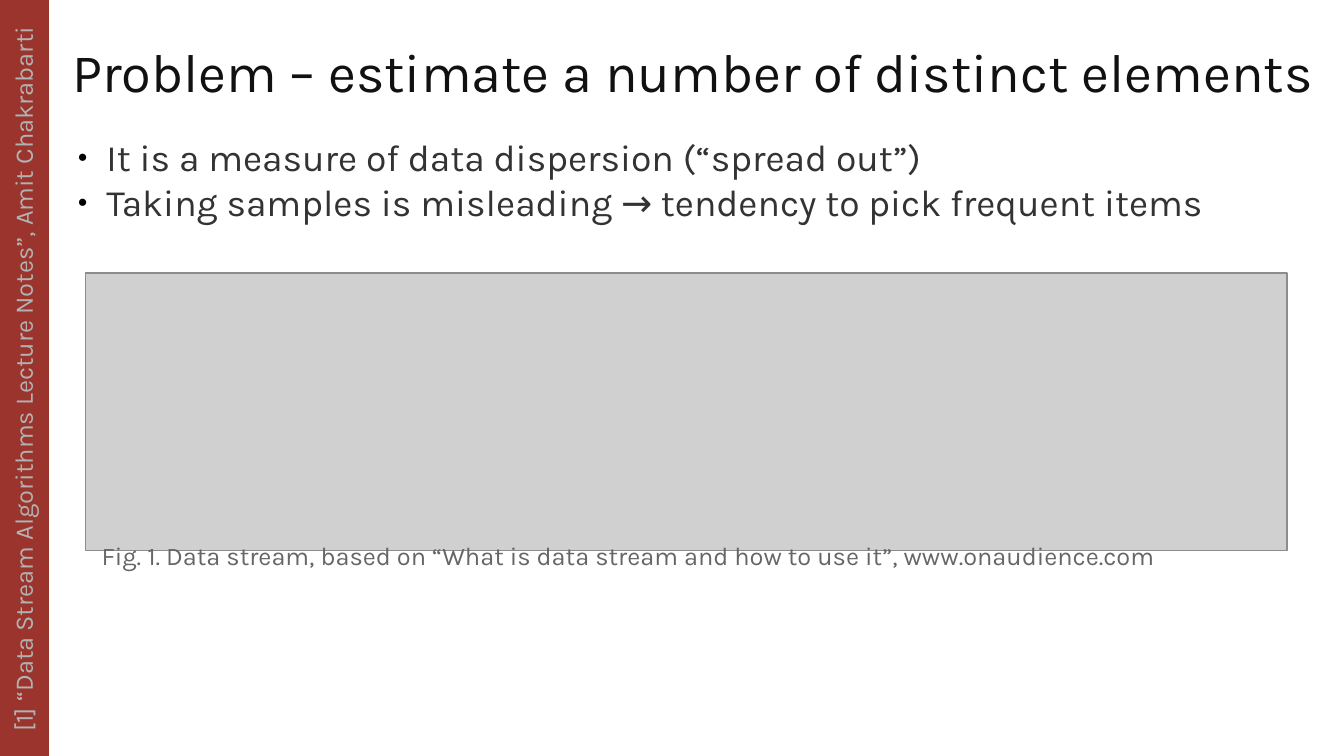
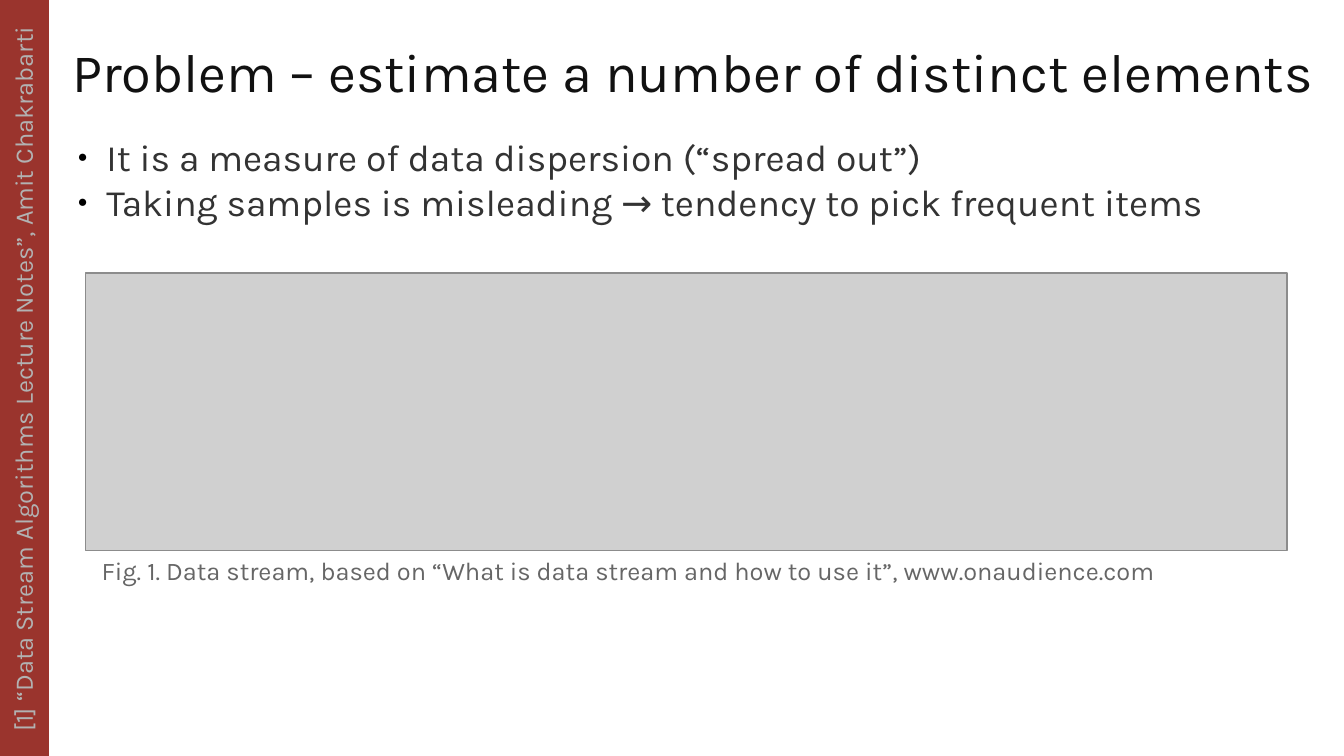
Before and after one commit to kermitsmind/BJKST_algorithm, a slide deck: slide 2 of BJKST_presentation.odp. Drawn at 1344x756 pixels with LibreOffice and Linux fonts; fonts in the diff are those of the drawing; grey boxes stand for pictures. Boxes give left, top, right and bottom in pixels: in the first picture for what was removed or moved away, otherwise in the second. Text is boxed around its words. In the diff, an @@ line names an element or a change of style, - is before the commit and + after.

```diff
--- a/BJKST_presentation.odp
+++ b/BJKST_presentation.odp
@@ text "Fig. 1. Data stream, based ..." rewrapped from (102,543,1155,571) to (102,562,1155,586) @@
```
Also in this commit, not shown: 1 other slide changed, 3 slides added, 5 other files.
